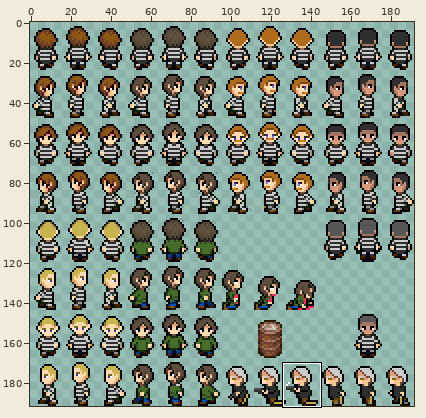
Sprite sheet: internal/assets/images/TimeOver_chara2.png. Above: a wide view before the commit, with the close-up outlined.
Close-up. The starting point:
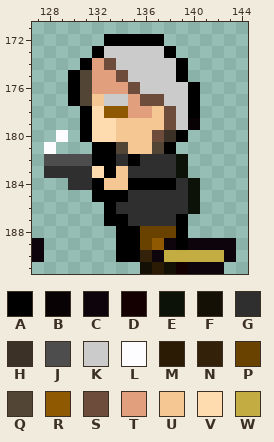
The file is 192x192 pixels. Pixels under 10% opacity are left out. Colours within 5 levels of each other are drawn and written as one. Shown: x 127..144, y 171..191. The commit also changed other parts of the picture, which this record leaves out.
Palette (. is transparent): A #000000  B #090205  C #0d040c  D #140000  E #0c1207  F #151006  G #2f2f2f  H #3b3126  J #4d4d4d  K #cbcbcb  L #fdfcff  M #2b1a04  N #342109  P #6a4200  Q #534536  R #8e5900  S #6d4c3b  T #e19f7e  U #f5c792  V #ffdbb0  W #c3ac42
Pixels before, first column x 127:
172 ......AAAAA......
173 .....AKKKKKA.....
174 ....ATSKKKKKA....
175 ...AQTTSKKKKA....
176 ...AQTTTSKKKKA...
177 ...AQUKKTSSKKA...
178 ....AVRRTTUSKA...
179 ....AVVUUUUSKB...
180 ..L.AVVUUUSHA....
181 .L...AAQUUQA.....
182 .JJJJAAGAGGGE....
183 .GGGGVAUGGGGE....
184 ...GGAUUAAAAGE...
185 .....AAAGGGGGE...
186 ......AGGGGGGE...
187 ......AAGGGGA....
188 .......AAPPPA....
189 C......AAPRCACCCC
190 C......AANCWWWWWC
191 .........FMFDCCC.
And afterwards:
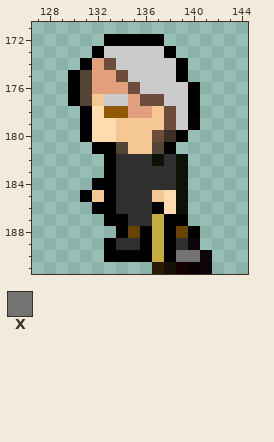
Colours new in this view: X #747374
Edits made:
y 180: x 129 L -> .
y 181: x 128 L -> .
y 182: x 128..132 JJJJA -> .....; x 135 A -> G; x 137 G -> E
y 183: x 128..132 GGGGV -> .....; x 134 U -> G
y 184: x 130..131 GG -> ..; x 133..140 UUAAAAGE -> AGGGGGE.
y 185: x 131..132 .A -> AU; x 134 A -> G; x 137..140 GGGE -> UVE.
y 186: x 132 . -> A; x 137..140 GGGE -> AVE.
y 187: x 137..138 GG -> WA
y 188: x 135..140 APPPA. -> PAWAPA
y 189: x 127 C -> .; x 133..139 .AAPRCA -> AGGAWAG; x 141..143 CCC -> ...
y 190: x 127 C -> .; x 133 . -> A; x 136..143 NCWWWWWC -> AWAXXC..
y 191: x 136 F -> .; x 140 C -> B; x 142 C -> .
Changed places in both close-ups, as pixel boxes (x1, y1, x2, y2):
changed: (32, 130, 236, 274)
